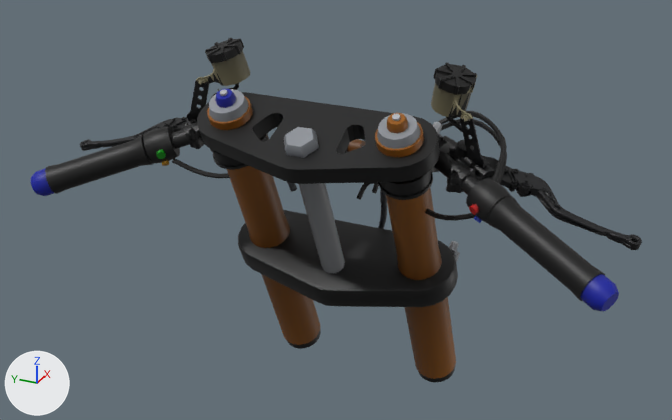
Renders of the glTF model blender/bike_corsa600_front.glb from each side of a commit.
One viewpoint serves both versions: a camera (50 mm lens) standing at (-0.499, -0.432, 1.313) and looking at (0.471, 0.005, 0.828). Lighting does not change. The marker at lower left points along +X, +Y and +Z. The picture after the commit comes second.

The first picture shows 'sbc_clampL', 'sbc_clampU', 'sbc_clipon-1', 'sbc_clipon-1_lever', 'sbc_clipon1', 'sbc_clipon1_cap', 'sbc_clipon1_lever', 'sbc_forkO-1', 'sbc_forkO1', 'sbc_grip-1', 'sbc_grip1', 'sbc_stem', 'sbc_switch1' and 26 more.
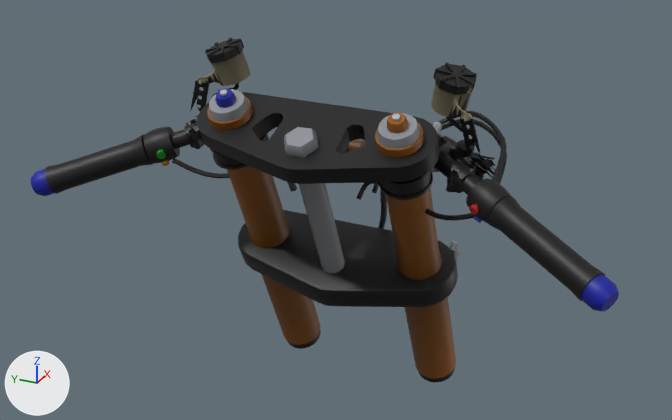
Changed parts and their boxes (x1, y1, x2, y2) in the pictures (672 x 420 px):
'sbc_clipon1_lever', deleted
    before: (467, 125, 642, 250)
'sbc_clipon-1_lever', deleted
    before: (80, 99, 200, 151)

Diff of the bpy script that builds the scene:
```diff
--- a/blender/bike_corsa600_front.glb.py
+++ b/blender/bike_corsa600_front.glb.py
@@ ob_sbc_clipon1_lever @@
-ob_sbc_clipon1_lever = bpy.data.objects.new('sbc_clipon1_lever', me_clipon1_lever_001)
-ob_sbc_clipon1_lever.location = (0.0, 0.0, 0.0)
@@ ob_sbc_clipon_1_lever @@
-ob_sbc_clipon_1_lever = bpy.data.objects.new('sbc_clipon-1_lever', me_clipon_1_lever_001)
-ob_sbc_clipon_1_lever.location = (0.0, 0.0, 0.0)
```
